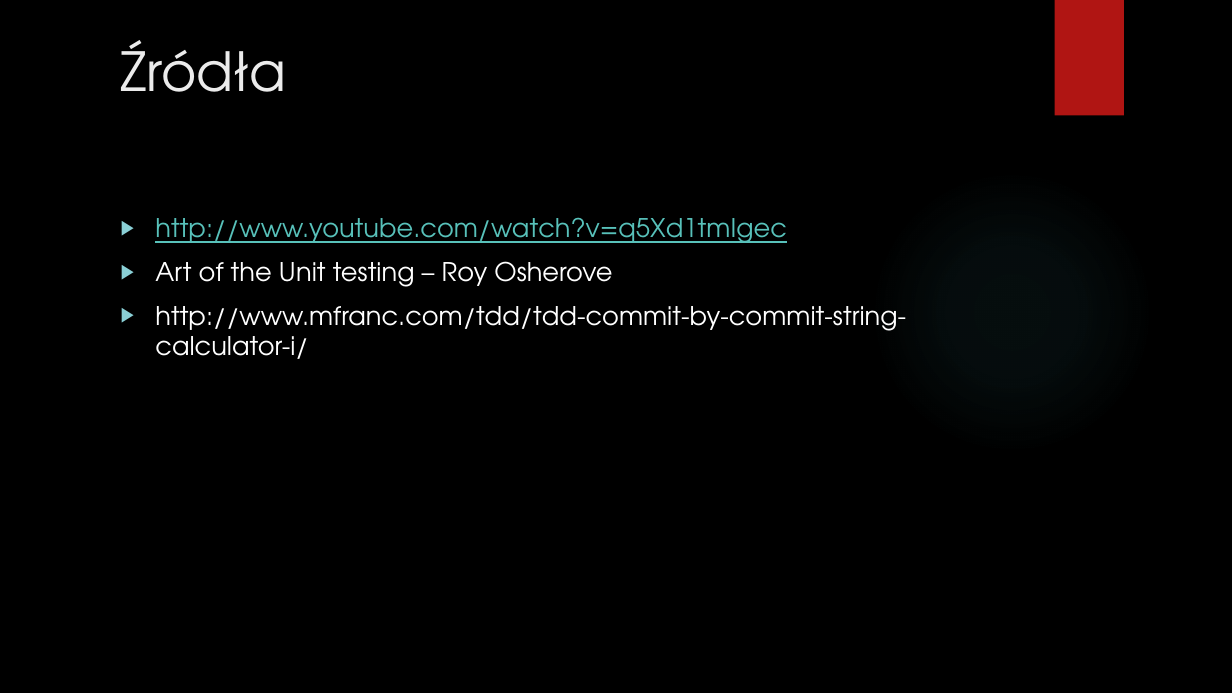
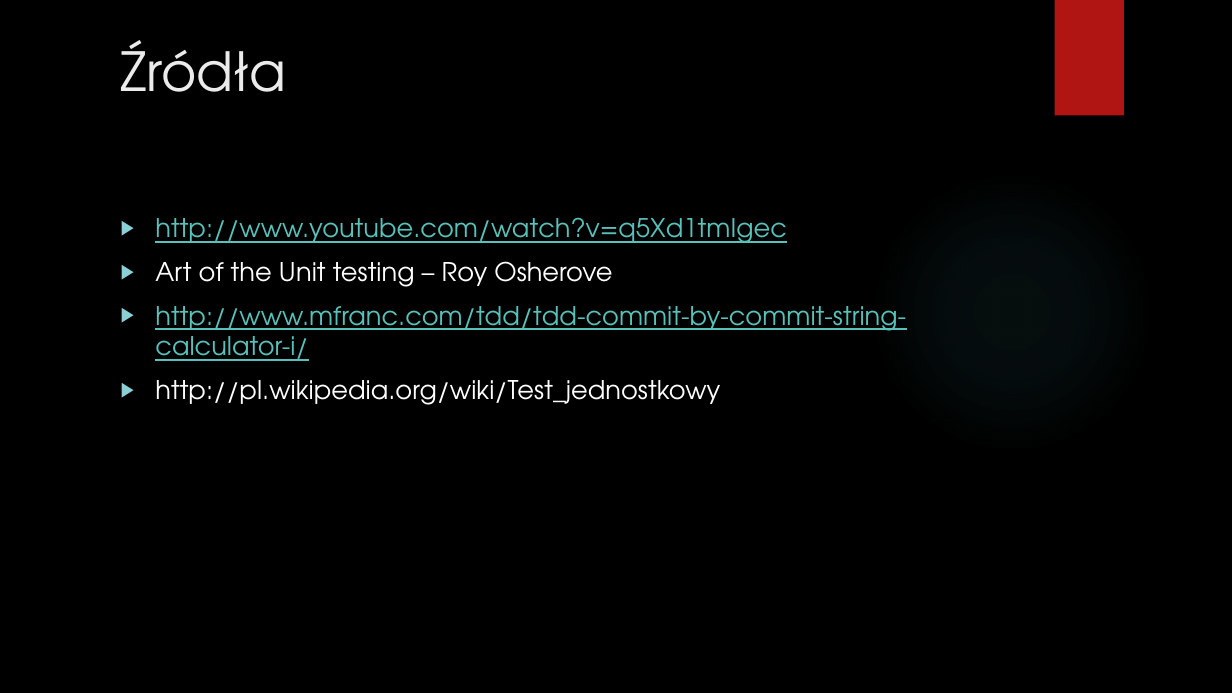
Before and after one commit to pawelsawicz/Presentations, a slide deck: slide 9 of TDD/slides.pptx (slide 3 before the commit). Drawn at 1232x693 pixels with LibreOffice and Linux fonts; fonts in the diff are those of the drawing; background and template pictures are left out. Boxes give left, top, right and bottom in pixels: in the first picture for what was removed or moved away, otherwise in the second. Text is boxed around its words. In the diff, an @@ line names an element or a change of style, - is before the commit and + after.

```diff
--- a/TDD/slides.pptx
+++ b/TDD/slides.pptx
@@ text at (155, 306, 906, 361): text colour #FFFFFF to #58C1BA, underline on in "http://www.mfranc.com/tdd/tdd-commit-by-commit-string-calcul ..." @@
@@ text at (155, 380, 720, 405): paragraph added @@
+▶ http://pl.wikipedia.org/wiki/Test_jednostkowy
```
Also in this commit, not shown: 6 slides added.
